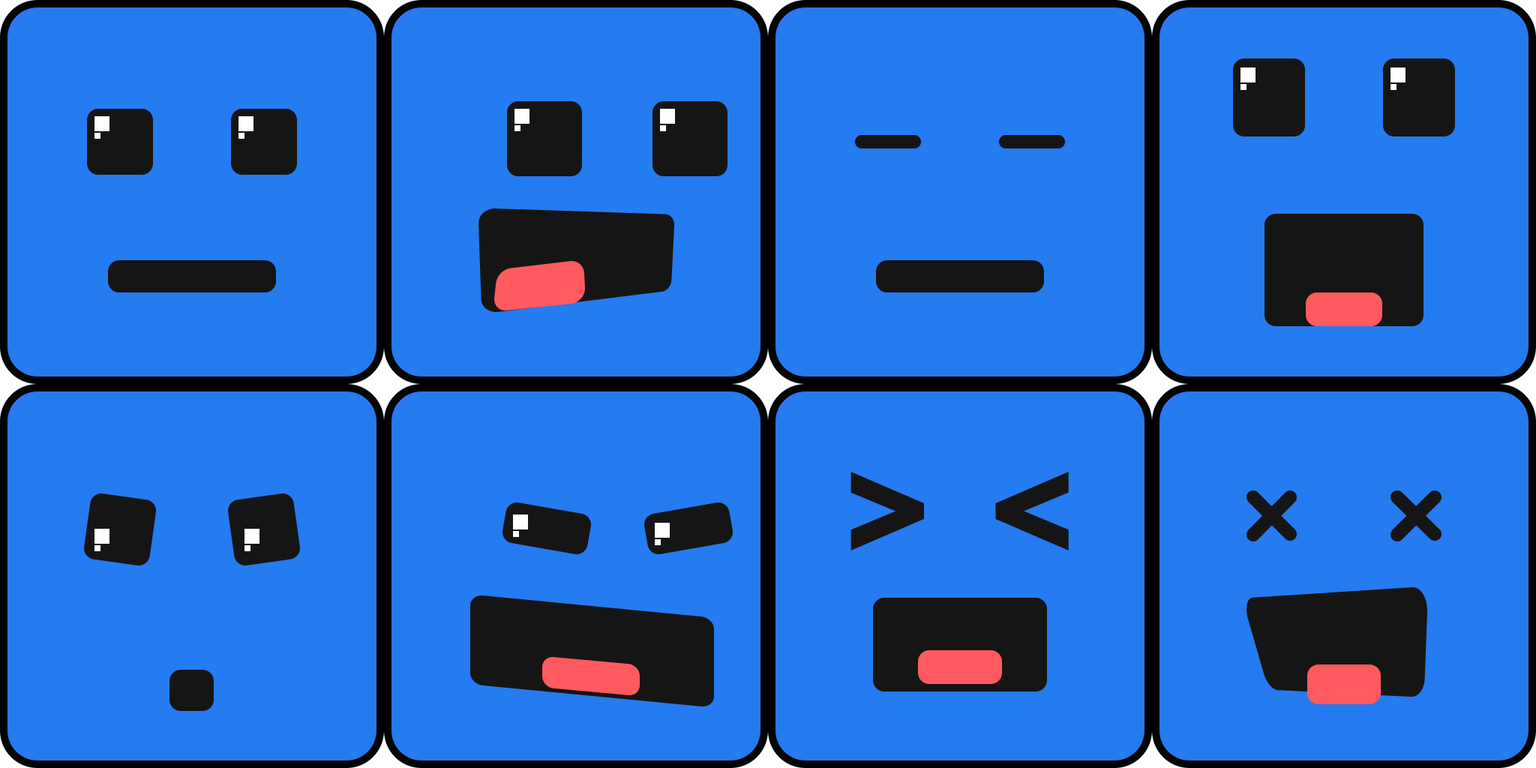
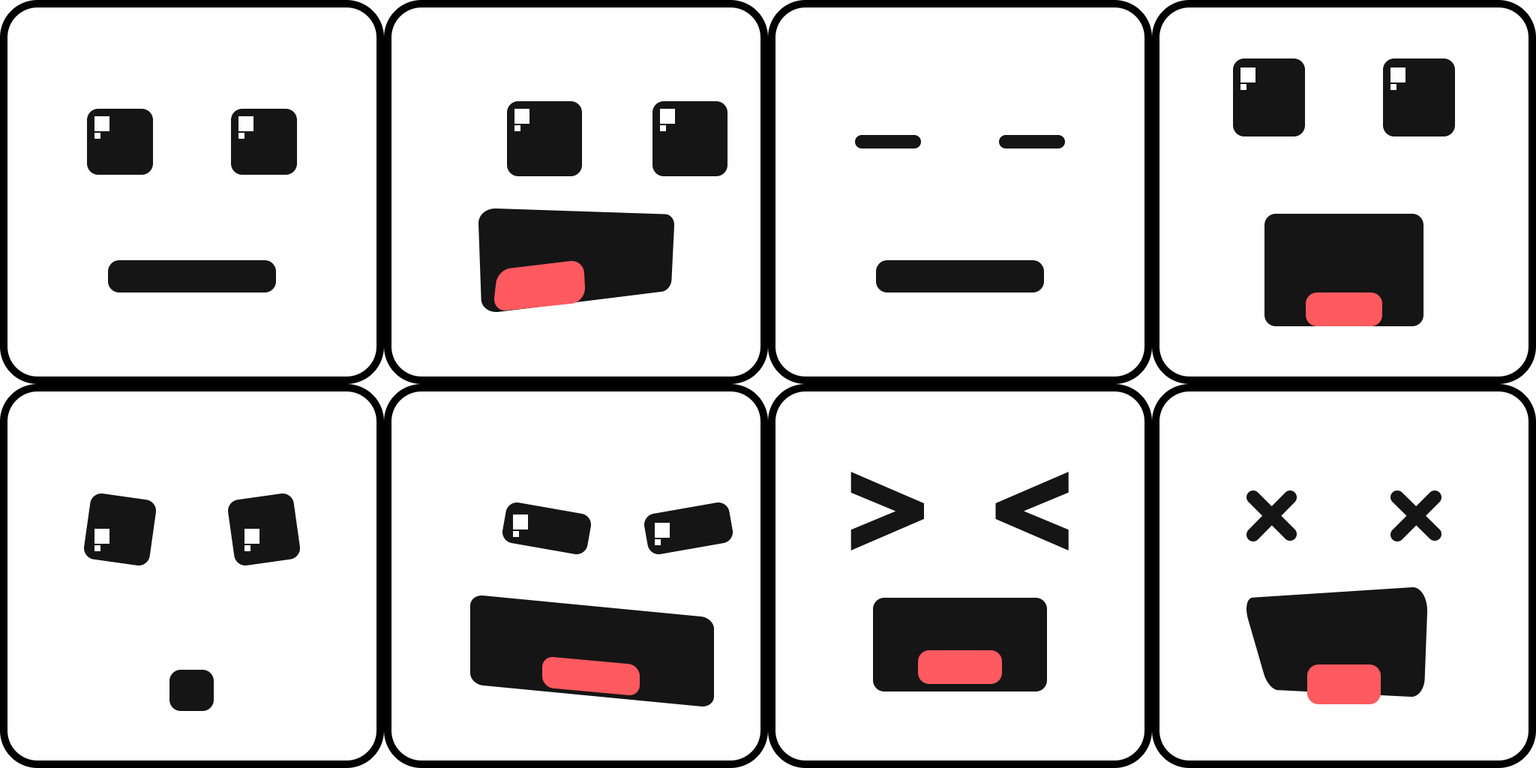
Layer changes from the first 1536px x 768px image to the second:
painted on "Face_BG" (1st of 8, in "Idle") over [left=7, top=2, right=377, bottom=377]
painted on "Face_BG" (2nd of 8, in "Moving") over [left=391, top=2, right=761, bottom=377]
painted on "L_Eye" (3rd of 8, in "Blink" › "L_Eye Group") over [left=855, top=136, right=921, bottom=141]
painted on "R_Eye" (3rd of 8, in "Blink" › "R_Eye Group") over [left=998, top=135, right=1065, bottom=141]
painted on "Face_BG" (3rd of 8, in "Blink") over [left=775, top=2, right=1145, bottom=377]
painted on "Face_BG" (4th of 8, in "Jump Up") over [left=1159, top=2, right=1529, bottom=377]
painted on "L_Eye" (5th of 8, in "Jump Down" › "L_Eye Group") over [left=83, top=494, right=153, bottom=555]
painted on "R_Eye" (5th of 8, in "Jump Down" › "R_eye Group") over [left=255, top=557, right=294, bottom=565]
painted on "Face_BG" (5th of 8, in "Jump Down") over [left=7, top=391, right=377, bottom=761]
painted on "L_Eye" (6th of 8, in "Dash" › "L_Eye Group") over [left=503, top=503, right=513, bottom=525]
painted on "Face_BG" (6th of 8, in "Dash") over [left=391, top=391, right=761, bottom=761]
painted on "Face_BG" (7th of 8, in "Fall Down Impact") over [left=775, top=391, right=1145, bottom=761]
painted on "Face_BG" (8th of 8, in "Die") over [left=1159, top=391, right=1529, bottom=761]
